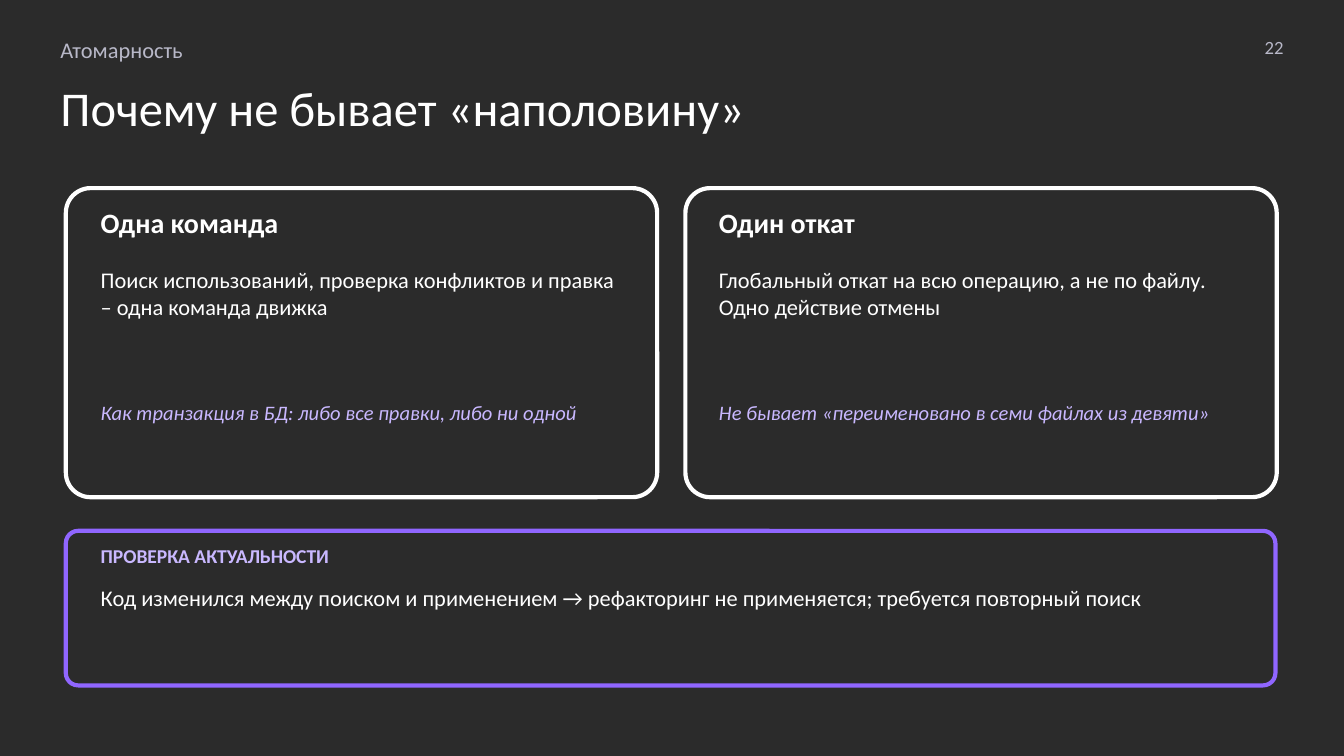
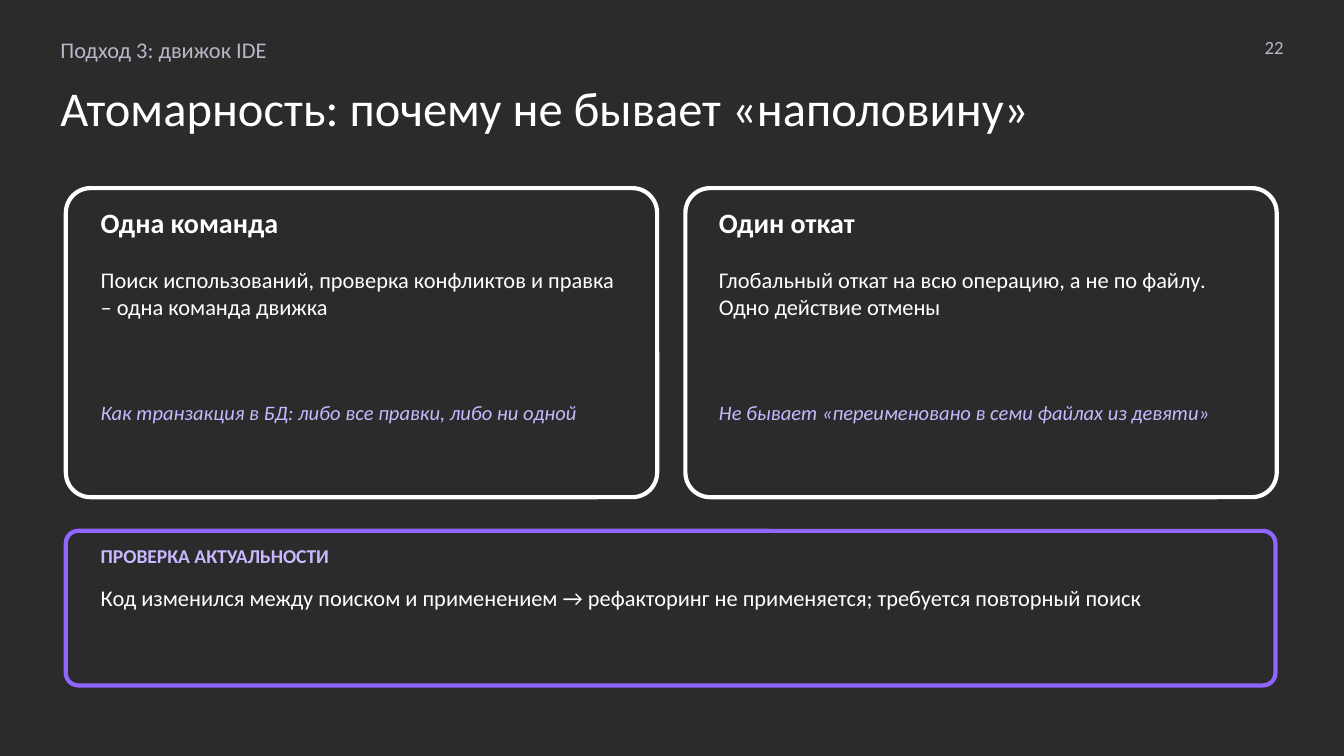
Before and after one commit to MchKosticyn/ide-refactoring-in-ai-agents, a slide deck: slide 22 of Доклад_ Рефакторинг в ИИ-агентах.pptx. Drawn at 1344x756 pixels with LibreOffice and Linux fonts; fonts in the diff are those of the drawing; background and template pictures are left out; a plain dark background stands for a picture behind light text. Boxes give left, top, right and bottom in pixels: in the first picture for what was removed or moved away, otherwise in the second. Text is boxed around its words. In the diff, an @@ line names an element or a change of style, - is before the commit and + after.

```diff
--- a/Доклад_ Рефакторинг в ИИ-агентах.pptx
+++ b/Доклад_ Рефакторинг в ИИ-агентах.pptx
@@ text at bbox=[60, 43, 266, 62]: text changed @@
-Атомарность
+Подход 3: движок IDE
@@ text at bbox=[60, 93, 1029, 134]: text changed @@
-Почему не бывает «наполовину»
+Атомарность: почему не бывает «наполовину»
```
Also in this commit, not shown: 22 other slides changed, 2 slides added, 4 slides removed, 2 other files.
